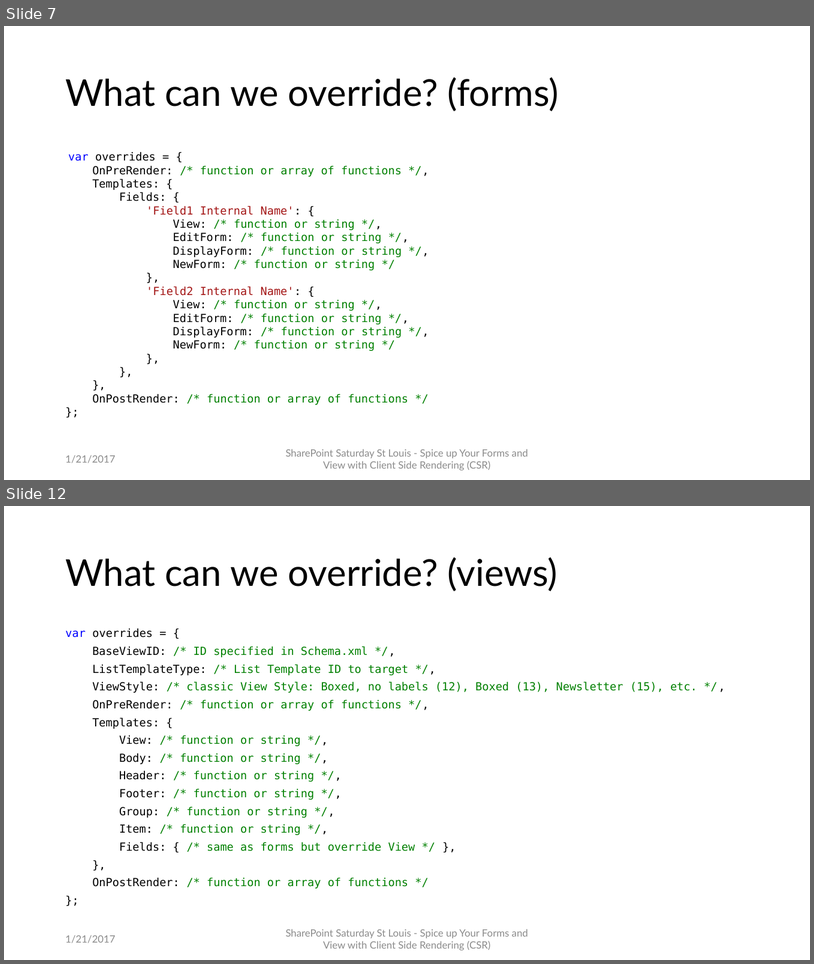
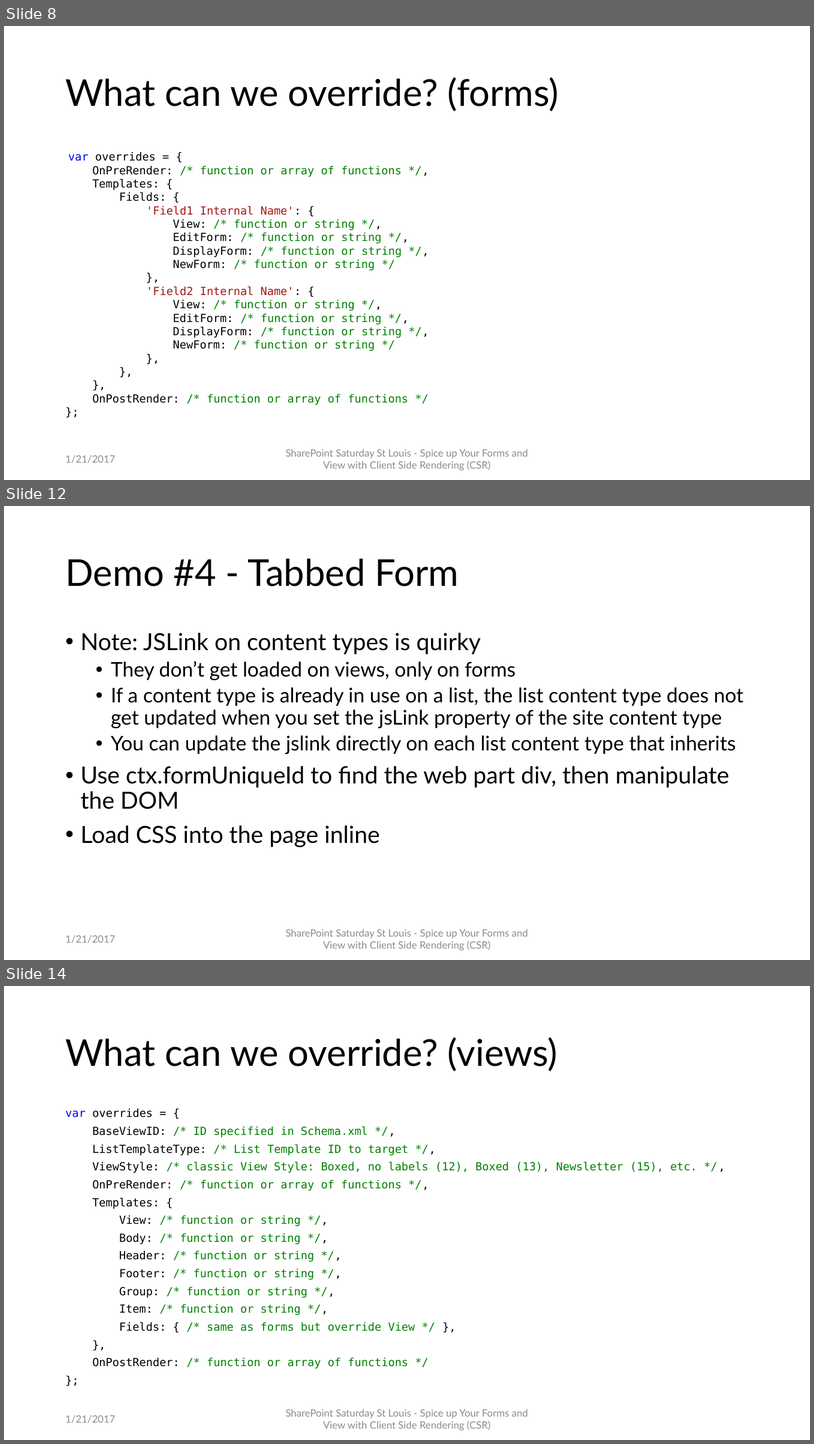
Before and after one commit to mcsheaj/CSRDemos, a slide deck: SPSSTL_CSR.pptx. Shown one above the other, each under a label of ours: slides 7 and 12 before the commit, slides 8, 12 and 14 after it; the slides between them are not shown. The pictures are 814x964 and 814x1444 pixels, drawn with LibreOffice and Linux fonts; fonts in the diff are those of the drawing. Boxes give left, top, right and bottom in pixels: in the first picture for what was removed or moved away, otherwise in the second. Text is boxed around its words. In the diff, an @@ line names an element or a change of style, - is before the commit and + after.

```diff
--- a/SPSSTL_CSR.pptx
+++ b/SPSSTL_CSR.pptx
@@ slide 12 added at (4,506,810,960), background #FFFFFF @@
@@ title added at (65,558,459,586), 44 pt, text #000000 @@
+Demo #4 - Tabbed Form
@@ text added at (81,633,744,847), 24 pt, text #000000 @@
+• Note: JSLink on content types is quirky
+  • They don’t get loaded on views, only on forms
+  • If a content type is already in use on a list, the list content type does not get updated when you set the jsLink property of the site content type
+  • You can update the jslink directly on each list content type that inherits
+• Use ctx.formUniqueId to find the web part div, then manipulate the DOM
+• Load CSS into the page inline
@@ text added at (65,935,115,943), 12 pt, text #8C8C8C @@
+1/21/2017
@@ text added at (286,928,528,950), 12 pt, text #8C8C8C @@
+SharePoint Saturday St Louis - Spice up Your Forms and View with Client Side Rendering (CSR)
@@ what was slide 7 is now slide 8 @@
@@ what was slide 12 is now slide 14 @@
```
Also in this commit, not shown: 5 slides changed, 1 other slide added, 8 other files.
